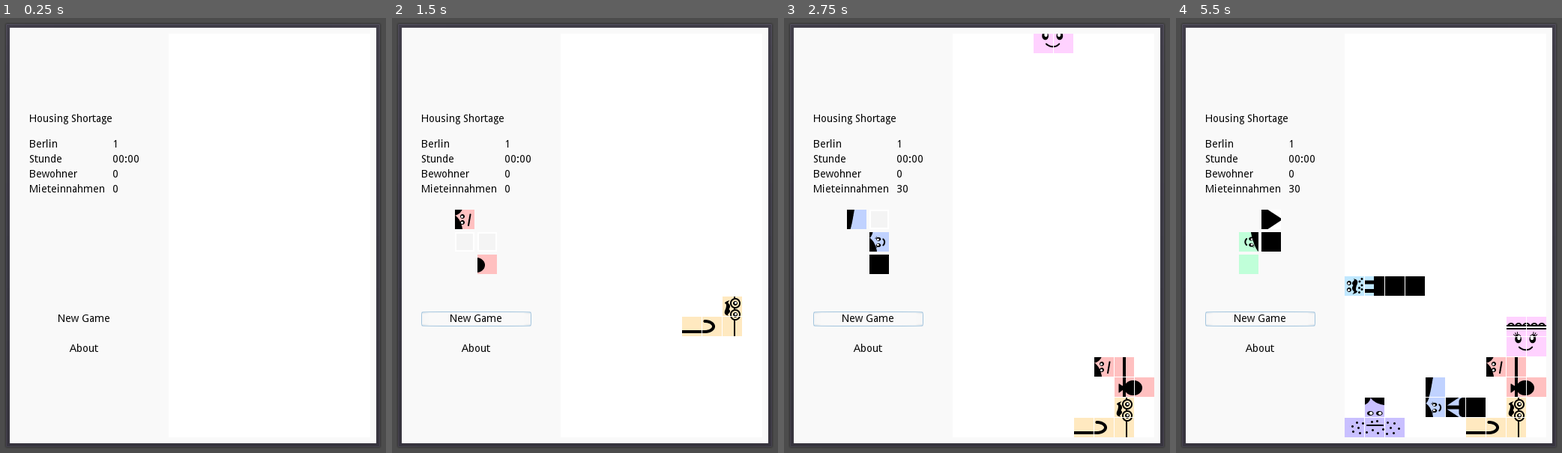
Above: before the commit, frames 1-4 (left to right).
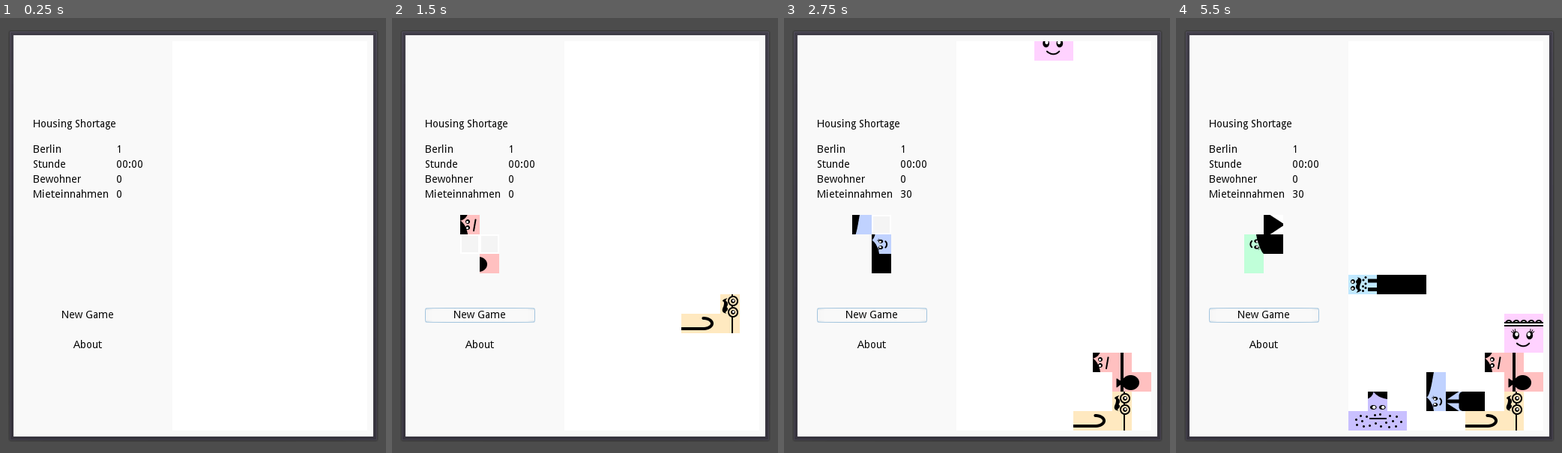
Above: after the commit, the same moments.

Repository: brunibrun/CodingPrecarity
Game: Godot game, scene res://Main.tscn
Two runs of this game, one before a commit and one after it. Both use one fixed random seed, a clock stepped at 60 frames per second and the inputs below. Sound files missing from this copy of the repository are replaced by a short silence.
Inputs:
- Up to frame 1 (0.25 s): no input
- Up to frame 2 (1.5 s): click "New Game" at 0.5 s; tap Enter (ui_accept) at 1.25 s; hold Right (ui_right) from 1.28 s (still down)
- Up to frame 3 (2.75 s): tap Enter (ui_accept) at 1.52, 2, 2.27 s; release Right (ui_right) at 2.03 s; hold Down (ui_down) from 2.03 s (still down)
- Up to frame 4 (5.5 s): release Down (ui_down) at 2.78 s; hold Right (ui_right) 2.78-3.53 s; tap Enter (ui_accept) at 3.5, 3.77, 4.52, 5.27 s; hold Up (ui_up) 3.53-4.28 s; hold Left (ui_left) from 4.28 s (still down)

The runs differ from the first frame. In frame 1, 6.4% of the frame differs, in the area x 2-98%, y 2-99%; in frame 2, 7.6%; in frame 3, 9.0%; in frame 4, 11%.

Commit message:
Remove seperation between tiles

Diff:
--- a/GUI.tscn
+++ b/GUI.tscn
@@ -20,34 +20,34 @@
 
 [node name="Panel" type="PanelContainer" parent="."]
 light_mask = 0
-margin_left = 129.0
-margin_top = 231.0
-margin_right = 470.0
-margin_bottom = 569.0
+margin_left = 131.0
+margin_top = 237.0
+margin_right = 469.0
+margin_bottom = 563.0
 
 [node name="ColorRect" type="ColorRect" parent="Panel"]
 margin_left = 7.0
 margin_top = 7.0
-margin_right = 334.0
-margin_bottom = 331.0
+margin_right = 331.0
+margin_bottom = 319.0
 color = Color( 0.980392, 0.980392, 0.980392, 1 )
 
 [node name="HBoxContainer" type="HBoxContainer" parent="Panel"]
 margin_left = 7.0
 margin_top = 7.0
-margin_right = 334.0
-margin_bottom = 331.0
+margin_right = 331.0
+margin_bottom = 319.0
 size_flags_horizontal = 0
 
 [node name="Left" type="CenterContainer" parent="Panel/HBoxContainer"]
 margin_right = 200.0
-margin_bottom = 324.0
+margin_bottom = 312.0
 rect_min_size = Vector2( 200, 0 )
 
 [node name="VBox" type="VBoxContainer" parent="Panel/HBoxContainer/Left"]
 margin_left = 26.0
 margin_right = 173.0
-margin_bottom = 324.0
+margin_bottom = 312.0
 custom_constants/separation = 20
 
 [node name="Label" type="Label" parent="Panel/HBoxContainer/Left/VBox"]
@@ -123,15 +123,16 @@
 }
 
 [node name="CenterContainer" type="CenterContainer" parent="Panel/HBoxContainer/Left/VBox"]
-editor/display_folded = true
 margin_top = 128.0
 margin_right = 147.0
-margin_bottom = 244.0
+margin_bottom = 232.0
 
 [node name="Next" type="GridContainer" parent="Panel/HBoxContainer/Left/VBox/CenterContainer"]
-margin_left = 45.0
-margin_right = 101.0
-margin_bottom = 116.0
+margin_left = 47.0
+margin_right = 99.0
+margin_bottom = 104.0
+custom_constants/vseparation = 0
+custom_constants/hseparation = 0
 columns = 2
 
 [node name="Cell" type="TextureRect" parent="Panel/HBoxContainer/Left/VBox/CenterContainer/Next"]
@@ -140,54 +141,54 @@
 texture = ExtResource( 2 )
 
 [node name="Cell2" type="TextureRect" parent="Panel/HBoxContainer/Left/VBox/CenterContainer/Next"]
-margin_left = 30.0
-margin_right = 56.0
+margin_left = 26.0
+margin_right = 52.0
 margin_bottom = 26.0
 texture = ExtResource( 2 )
 
 [node name="Cell3" type="TextureRect" parent="Panel/HBoxContainer/Left/VBox/CenterContainer/Next"]
-margin_top = 30.0
-margin_right = 26.0
-margin_bottom = 56.0
+margin_top = 26.0
+margin_right = 26.0
+margin_bottom = 52.0
 texture = ExtResource( 2 )
 
 [node name="Cell4" type="TextureRect" parent="Panel/HBoxContainer/Left/VBox/CenterContainer/Next"]
-margin_left = 30.0
-margin_top = 30.0
-margin_right = 56.0
-margin_bottom = 56.0
+margin_left = 26.0
+margin_top = 26.0
+margin_right = 52.0
+margin_bottom = 52.0
 texture = ExtResource( 2 )
 
 [node name="Cell5" type="TextureRect" parent="Panel/HBoxContainer/Left/VBox/CenterContainer/Next"]
-margin_top = 60.0
-margin_right = 26.0
-margin_bottom = 86.0
+margin_top = 52.0
+margin_right = 26.0
+margin_bottom = 78.0
 texture = ExtResource( 2 )
 
 [node name="Cell6" type="TextureRect" parent="Panel/HBoxContainer/Left/VBox/CenterContainer/Next"]
-margin_left = 30.0
-margin_top = 60.0
-margin_right = 56.0
-margin_bottom = 86.0
+margin_left = 26.0
+margin_top = 52.0
+margin_right = 52.0
+margin_bottom = 78.0
 texture = ExtResource( 2 )
 
 [node name="Cell7" type="TextureRect" parent="Panel/HBoxContainer/Left/VBox/CenterContainer/Next"]
-margin_top = 90.0
-margin_right = 26.0
-margin_bottom = 116.0
+margin_top = 78.0
+margin_right = 26.0
+margin_bottom = 104.0
 texture = ExtResource( 2 )
 
 [node name="Cell8" type="TextureRect" parent="Panel/HBoxContainer/Left/VBox/CenterContainer/Next"]
-margin_left = 30.0
-margin_top = 90.0
-margin_right = 56.0
-margin_bottom = 116.0
+margin_left = 26.0
+margin_top = 78.0
+margin_right = 52.0
+margin_bottom = 104.0
 texture = ExtResource( 2 )
 
 [node name="NewGame" type="Button" parent="Panel/HBoxContainer/Left/VBox"]
-margin_top = 264.0
-margin_right = 147.0
-margin_bottom = 284.0
+margin_top = 252.0
+margin_right = 147.0
+margin_bottom = 272.0
 custom_colors/font_color_disabled = Color( 0, 0, 0, 1 )
 custom_colors/font_color = Color( 0, 0, 0, 1 )
 custom_colors/font_color_hover = Color( 0.498039, 0.498039, 0.498039, 1 )
@@ -248,9 +249,9 @@
 max_value = 0.0
 
 [node name="About" type="Button" parent="Panel/HBoxContainer/Left/VBox"]
-margin_top = 304.0
-margin_right = 147.0
-margin_bottom = 324.0
+margin_top = 292.0
+margin_right = 147.0
+margin_bottom = 312.0
 custom_colors/font_color_disabled = Color( 0, 0, 0, 1 )
 custom_colors/font_color = Color( 0, 0, 0, 1 )
 custom_colors/font_color_hover = Color( 0, 0, 0, 1 )
@@ -259,10 +260,9 @@
 flat = true
 
 [node name="Right" type="MarginContainer" parent="Panel/HBoxContainer"]
-editor/display_folded = true
 margin_left = 204.0
-margin_right = 327.0
-margin_bottom = 324.0
+margin_right = 324.0
+margin_bottom = 312.0
 custom_constants/margin_right = 8
 custom_constants/margin_top = 8
 custom_constants/margin_left = 8
@@ -271,16 +271,16 @@
 [node name="ColorRect" type="ColorRect" parent="Panel/HBoxContainer/Right"]
 margin_left = 8.0
 margin_top = 8.0
-margin_right = 115.0
-margin_bottom = 316.0
+margin_right = 112.0
+margin_bottom = 304.0
 
 [node name="Grid" type="GridContainer" parent="Panel/HBoxContainer/Right"]
 margin_left = 8.0
 margin_top = 8.0
-margin_right = 115.0
-margin_bottom = 316.0
-custom_constants/vseparation = 1
-custom_constants/hseparation = 1
+margin_right = 112.0
+margin_bottom = 304.0
+custom_constants/vseparation = 0
+custom_constants/hseparation = 0
 columns = 10
 
 [node name="Cell" type="TextureRect" parent="Panel/HBoxContainer/Right/Grid"]
@@ -289,20 +289,20 @@
 texture = ExtResource( 2 )
 
 [node name="Cell2" type="TextureRect" parent="Panel/HBoxContainer/Right/Grid"]
-margin_left = 27.0
-margin_right = 53.0
+margin_left = 26.0
+margin_right = 52.0
 margin_bottom = 26.0
 texture = ExtResource( 2 )
 
 [node name="Cell3" type="TextureRect" parent="Panel/HBoxContainer/Right/Grid"]
-margin_left = 54.0
-margin_right = 80.0
+margin_left = 52.0
+margin_right = 78.0
 margin_bottom = 26.0
 texture = ExtResource( 2 )
 
 [node name="Cell4" type="TextureRect" parent="Panel/HBoxContainer/Right/Grid"]
-margin_left = 81.0
-margin_right = 107.0
+margin_left = 78.0
+margin_right = 104.0
 margin_bottom = 26.0
 texture = ExtResource( 2 )
 
